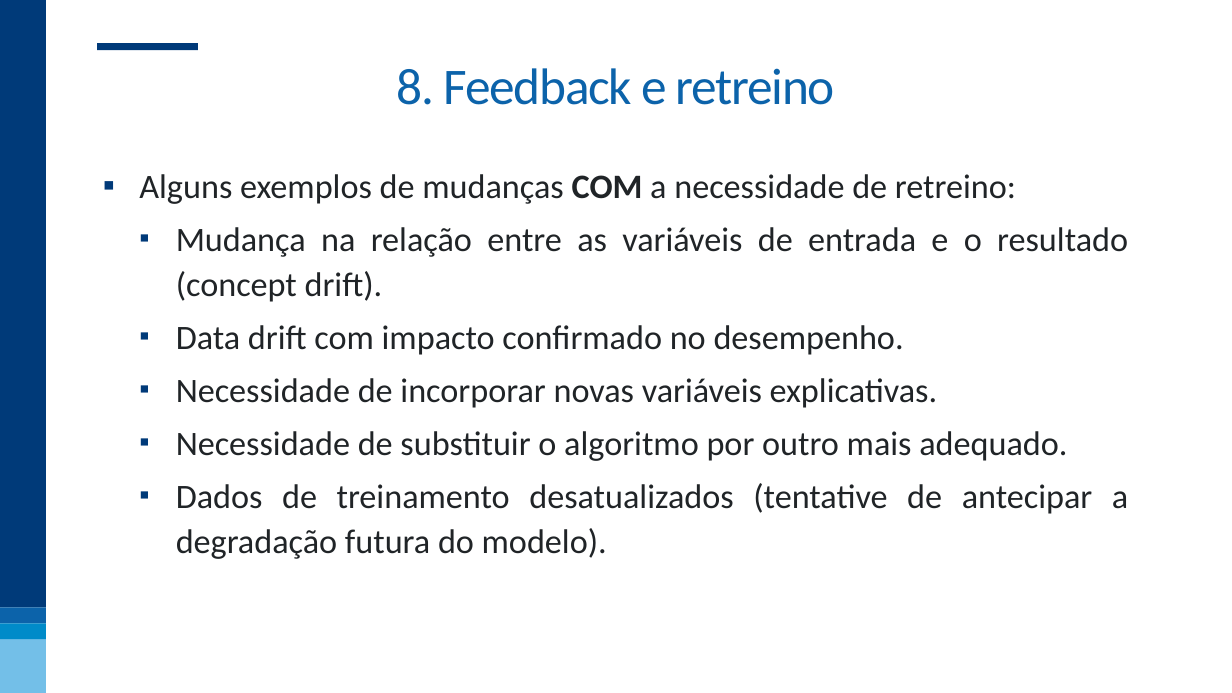
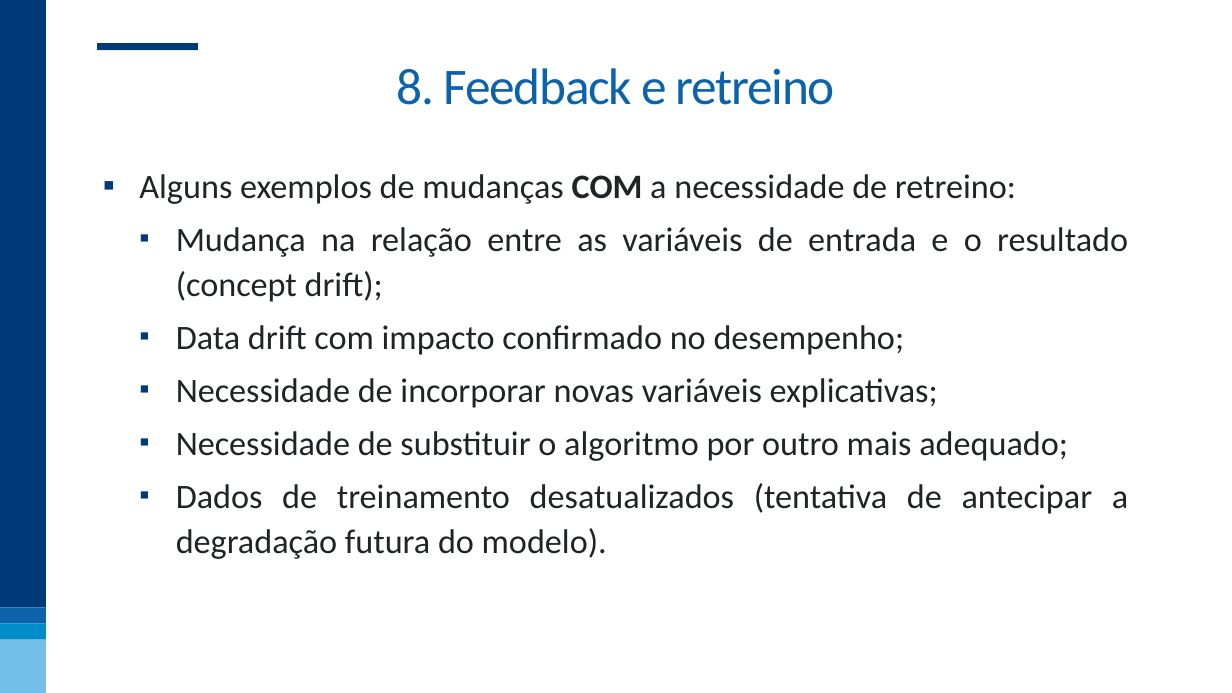
Before and after one commit to nogueira-cavalcante/fgv, a slide deck: slide 89 of MLOps e Versionamento/apresentações/MLOps e Versionamento.pptx. Drawn at 1232x693 pixels with LibreOffice and Linux fonts; fonts in the diff are those of the drawing; background and template pictures are left out. Boxes give left, top, right and bottom in pixels: in the first picture for what was removed or moved away, otherwise in the second. Text is boxed around its words. In the diff, an @@ line names an element or a change of style, - is before the commit and + after.

```diff
--- a/MLOps e Versionamento/apresentações/MLOps e Versionamento.pptx
+++ b/MLOps e Versionamento/apresentações/MLOps e Versionamento.pptx
@@ text at [176, 227, 1128, 559]: text changed @@
-  ▪ Mudança na relação entre as variáveis de entrada e o resultado (concept drift).
-  ▪ Data drift com impacto confirmado no desempenho.
-  ▪ Necessidade de incorporar novas variáveis explicativas.
-  ▪ Necessidade de substituir o algoritmo por outro mais adequado.
-  ▪ Dados de treinamento desatualizados (tentative de antecipar a degradação futura do modelo).
+  ▪ Mudança na relação entre as variáveis de entrada e o resultado (concept drift);
+  ▪ Data drift com impacto confirmado no desempenho;
+  ▪ Necessidade de incorporar novas variáveis explicativas;
+  ▪ Necessidade de substituir o algoritmo por outro mais adequado;
+  ▪ Dados de treinamento desatualizados (tentativa de antecipar a degradação futura do modelo).
```
Also in this commit, not shown: 13 other slides changed.
